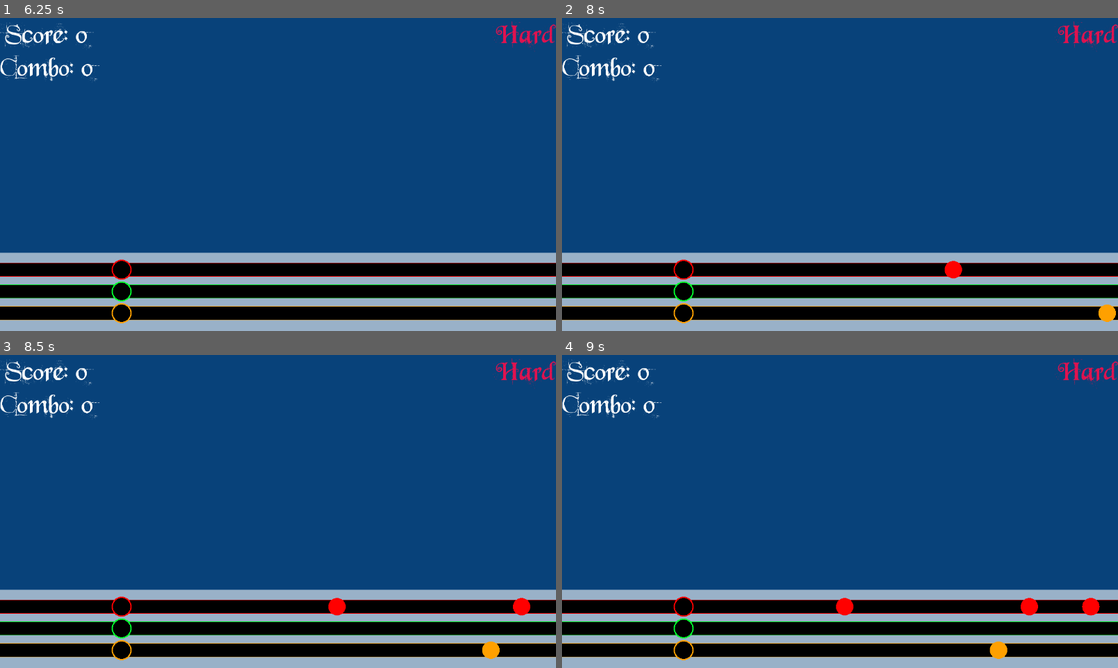
Above: before the commit, frames 1-4 (two rows, left to right).
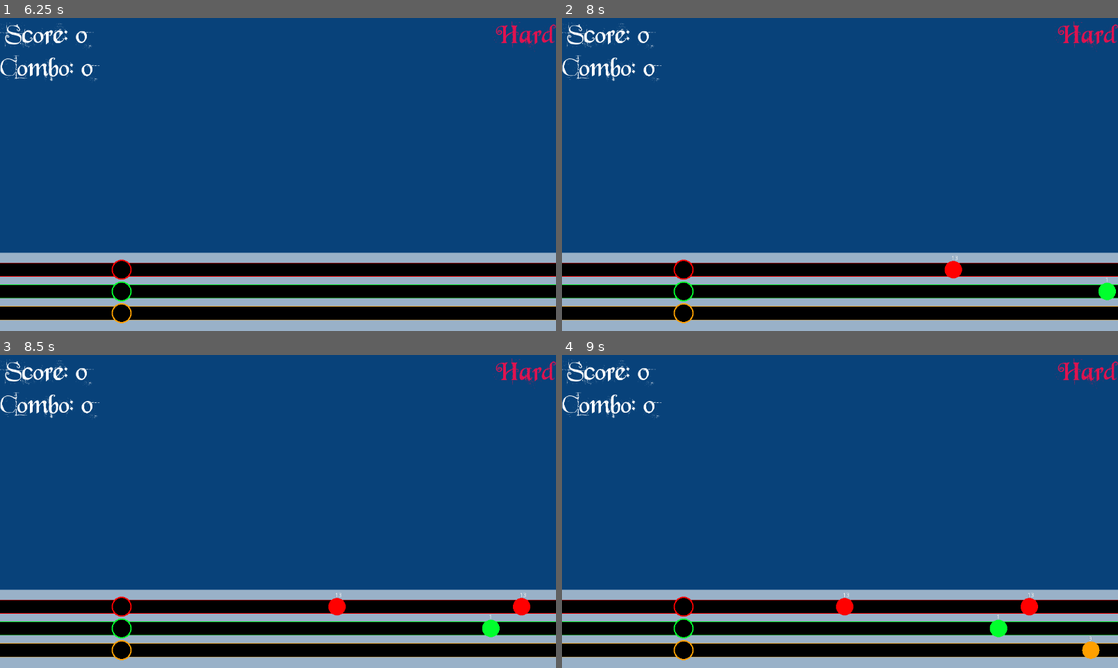
Above: after the commit, the same moments.

Repository: gregpennefather/jingle-cats
Game: Godot game, scene res://GameScene.tscn
Two runs of this game, one before a commit and one after it. Both use one fixed random seed, a clock stepped at 60 frames per second and the inputs below. Video files are missing from this copy of the repository; at most half a second of black plays in their place.
Inputs:
- Up to frame 1 (6.25 s): tap Enter at 0.5, 2, 3.5 s; hold Right (ui_right) 0.53-1.28 s; tap Space at 1.25, 2.75, 4.25 s; hold Down (ui_down) 1.28-2.03 s; hold Right (ui_right) 2.03-3.53 s; hold Left (ui_left) 3.53-5.03 s; hold Down (ui_down) 5.03-5.78 s; hold Right (ui_right) from 5.78 s (still down)
- Up to frame 2 (8 s): keep holding Right (ui_right)
- Up to frame 3 (8.5 s): release Right (ui_right) at 8.03 s; hold Down (ui_down) from 8.03 s (still down)
- Up to frame 4 (9 s): release Down (ui_down) at 8.78 s; hold Left (ui_left) from 8.78 s (still down)

Frame 1 is identical in both runs. In frame 2, 0.3% of the frame differs, in the area x 70-100%, y 76-98%; in frame 3, 0.3%; in frame 4, 0.6%, in the area x 50-97%, y 76-98%.

Commit message:
Tweaking the note ordering

Diff:
--- a/Bars/NoteBars.gd
+++ b/Bars/NoteBars.gd
@@ -9,9 +9,9 @@
 
 const FIRST_NOTE_OFFSET = 10.5
 const NOTE_LENGTH = 0.565
-const RED_BAR_NOTES = [Note.NoteType.G_Long, Note.NoteType.E_Long, Note.NoteType.CBottom_Long, Note.NoteType.DBottom_Long, Note.NoteType.CTop_Long]
-const GREEN_BAR_NOTES = [Note.NoteType.A_Long, Note.NoteType.B_Long, Note.NoteType.DTop_Long, Note.NoteType.F_Short]
-const BLUE_BAR_NOTES = [Note.NoteType.A_Short, Note.NoteType.B_Short, Note.NoteType.FTop_long, Note.NoteType.ETop_Long]
+const RED_BAR_NOTES = [Note.NoteType.G_Long, Note.NoteType.DTop_Long,  Note.NoteType.CBottom_Long, Note.NoteType.DBottom_Long]
+const GREEN_BAR_NOTES = [Note.NoteType.A_Short, Note.NoteType.FTop_long, Note.NoteType.F_Short, Note.NoteType.CTop_Long]
+const ORANGE_BAR_NOTES = [Note.NoteType.E_Long, Note.NoteType.B_Short, Note.NoteType.A_Long,  Note.NoteType.B_Long,  Note.NoteType.ETop_Long]
 
 # Called when the node enters the scene tree for the first time.
 func _ready():
@@ -26,7 +26,7 @@
 			red_notes.append(note_info)
 		elif (note_info.NoteType in GREEN_BAR_NOTES):
 			green_notes.append(note_info)
-		elif (note_info.NoteType in BLUE_BAR_NOTES):
+		elif (note_info.NoteType in ORANGE_BAR_NOTES):
 			orange_notes.append(note_info)
 		else:
 			print('could not find a noteBar for note with type: ' + str(note_info.NoteType))
--- a/Bars/Notes/Note.gd
+++ b/Bars/Notes/Note.gd
@@ -9,8 +9,9 @@
 var colour setget set_colour
 var note_audio setget set_note_audio
 var target_left_position = 280 - VALID_NOTE_RADIUS
-var target_right_position = 280 + VALID_NOTE_RADIUS
-var target_can_be_hit = 280 + (VALID_NOTE_RADIUS*2)
+var target_right_position = 280 + (VALID_NOTE_RADIUS * 2)
+var target_can_be_hit = 280 + (VALID_NOTE_RADIUS*3)
+var noteType setget set_note_type
 var active = true
 
 signal note_missed
@@ -26,6 +27,9 @@
 
 func set_note_audio(audio_stream):
 	get_node("AudioPlayer").stream = audio_stream
+
+func set_note_type(noteType):
+	get_node("NoteTypeText").text = str(noteType)
 
 func _process(delta):
 	position = position - Vector2(NOTE_SPEED * delta, 0)
--- a/Bars/Notes/Note.tscn
+++ b/Bars/Notes/Note.tscn
@@ -34,4 +34,11 @@
 colour = Color( 1, 0, 0, 1 )
 
 [node name="Tween" type="Tween" parent="HitCircle"]
+
+[node name="NoteTypeText" type="Label" parent="."]
+margin_left = -5.08434
+margin_top = -32.8405
+margin_right = 34.9157
+margin_bottom = -18.8405
+text = "1"
 [connection signal="screen_exited" from="VisibilityNotifier2D" to="." method="_on_VisibilityNotifier2D_screen_exited"]
--- a/Bars/SpawnPoint.gd
+++ b/Bars/SpawnPoint.gd
@@ -49,7 +49,7 @@
 			note.note_audio = FTop_long
 		Note.NoteType.G_Long:
 			note.note_audio = G_Long
-
+	note.noteType = noteType
 
 	note.position = position
 	note.connect('note_hit', get_parent(), 'on_note_hit')
